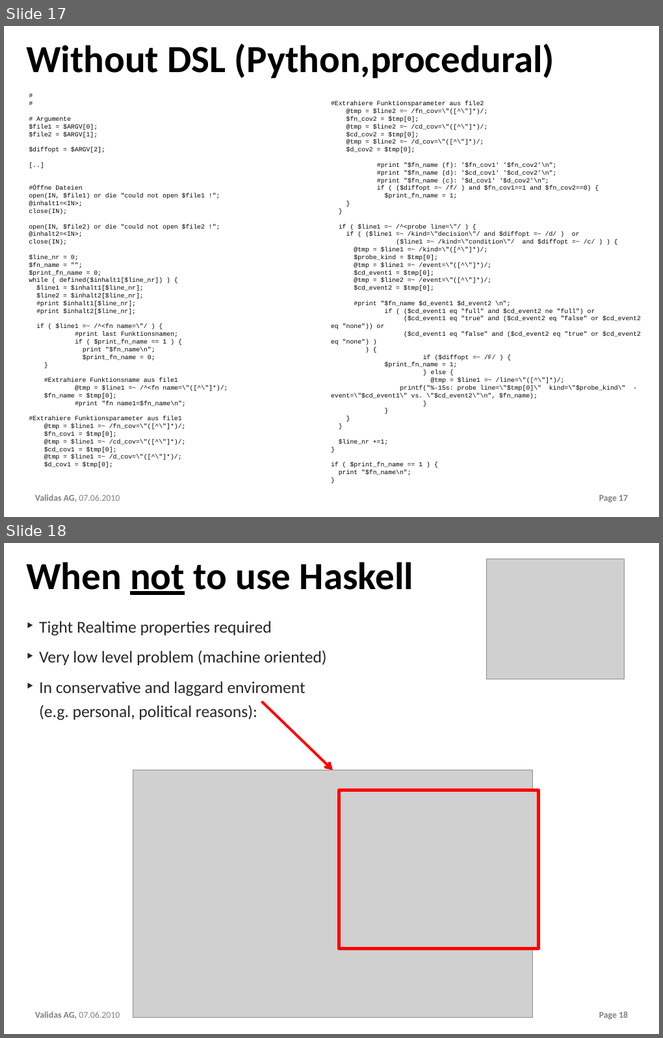
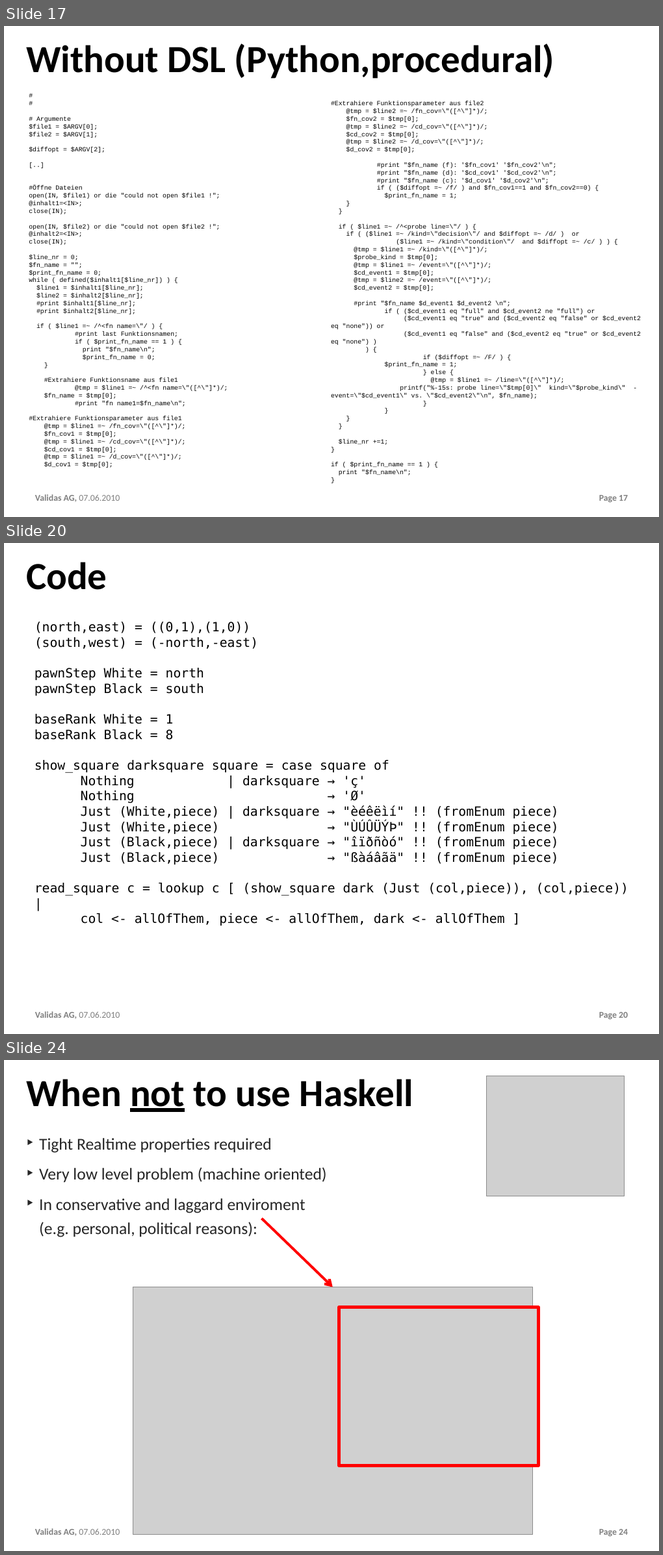
Before and after one commit to theoremprover/chess, a slide deck: ppt/Chess200.pptx. Shown one above the other, each under a label of ours: slides 17 and 18 before the commit, slides 17, 20 and 24 after it; the slides between them are not shown. The pictures are 663x1038 and 663x1555 pixels, drawn with LibreOffice and Linux fonts; fonts in the diff are those of the drawing; grey boxes stand for pictures; background and template pictures are left out. Boxes give left, top, right and bottom in pixels: in the first picture for what was removed or moved away, otherwise in the second. Text is boxed around its words. In the diff, an @@ line names an element or a change of style, - is before the commit and + after.

```diff
--- a/ppt/Chess200.pptx
+++ b/ppt/Chess200.pptx
@@ slide 20 added at (4, 543, 659, 1034), background #FFFFFF; not listed: 2 template elements that a slide beside it also shows @@
@@ title added at (26, 562, 107, 590), 60 pt, text #000000, bold @@
+Code
@@ text added at (35, 622, 629, 926), 20 pt, text #000000 @@
+(north,east) = ((0,1),(1,0))
+(south,west) = (-north,-east)
+pawnStep White = north
+pawnStep Black = south
+baseRank White = 1
+baseRank Black = 8
+show_square darksquare square = case square of
+Nothing | darksquare → 'ç'
+Nothing → 'Ø'
+Just (White,piece) | darksquare → "èéêëìí" !! (fromEnum piece)
+Just (White,piece) → "ÙÚÛÜÝÞ" !! (fromEnum piece)
+Just (Black,piece) | darksquare → "îïðñòó" !! (fromEnum piece)
+Just (Black,piece) → "ßàáâãä" !! (fromEnum piece)
+read_square c = lookup c [ (show_square dark (Just (col,piece)), (col,piece)) |
+col <- allOfThem, piece <- allOfThem, dark <- allOfThem ]
@@ what was slide 18 is now slide 24 @@
@@ page number at (599, 1529, 628, 1536): text changed @@
-Page 18
+Page 24
```
Also in this commit, not shown: 1 slide changed, 5 other slides added.
